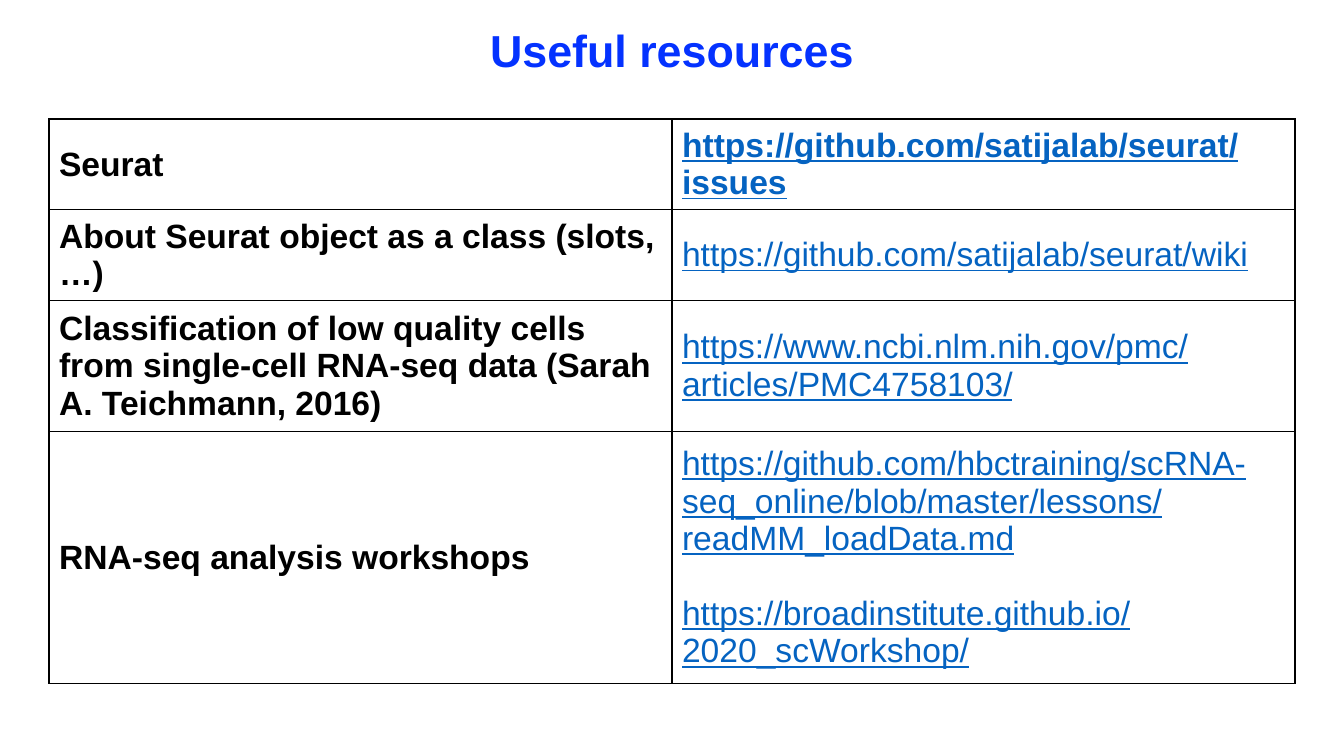
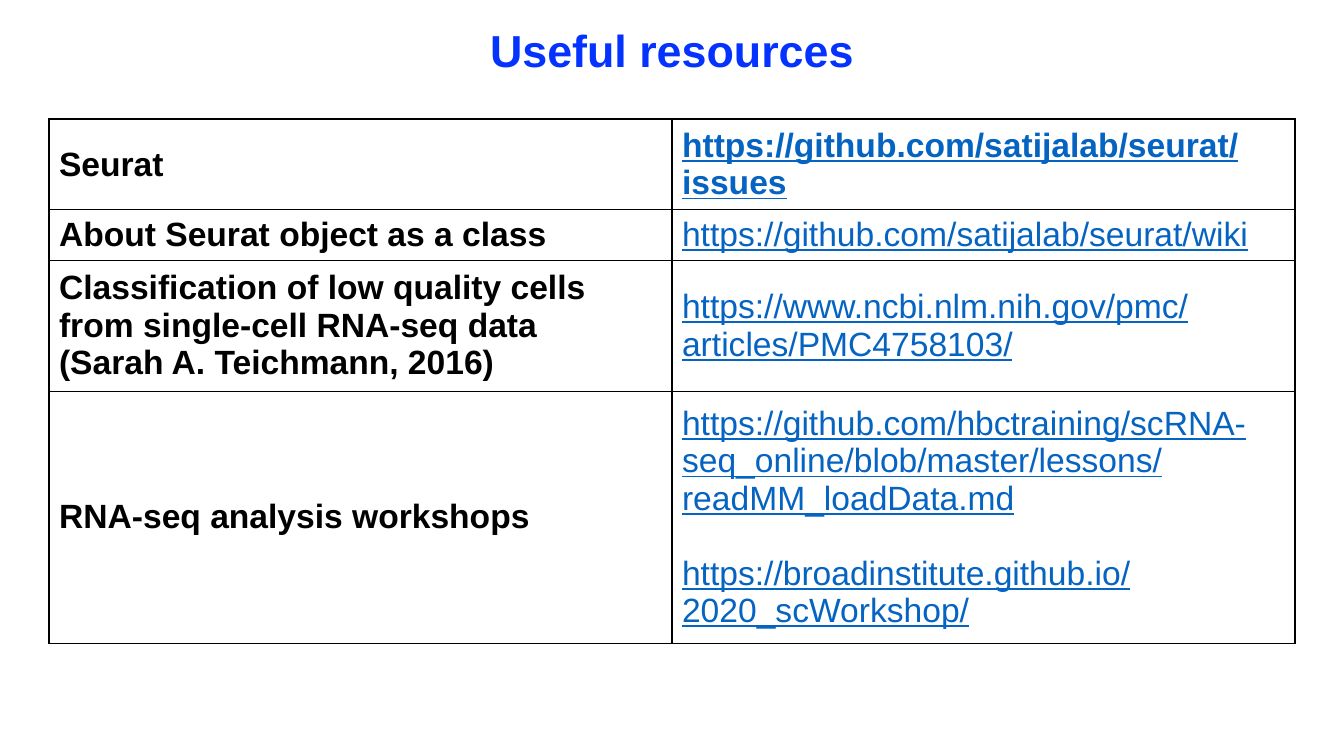
Before and after one commit to denvercal1234GitHub/learntoRfromNothing, a slide deck: slide 7 of 2022Nov11_IntroToSeuratWorkshop_QNN/2022Nov11_IntroToSeuratWorkshop_QNN.pptx. Drawn at 1344x756 pixels with LibreOffice and Linux fonts; fonts in the diff are those of the drawing. Boxes give left, top, right and bottom in pixels: in the first picture for what was removed or moved away, otherwise in the second. Text is boxed around its words. In the diff, an @@ line names an element or a change of style, - is before the commit and + after.

```diff
--- a/2022Nov11_IntroToSeuratWorkshop_QNN/2022Nov11_IntroToSeuratWorkshop_QNN.pptx
+++ b/2022Nov11_IntroToSeuratWorkshop_QNN/2022Nov11_IntroToSeuratWorkshop_QNN.pptx
@@ table at [49,119,1296,643] @@
-row 2, column 1: About Seurat object as a class (slots, …)
+row 2, column 1: About Seurat object as a class
-row 3, column 1: Classification of low quality cells from single-cell RNA-seq data (Sarah A. Teichmann, 2016)
+row 3, column 1: Classification of low quality cells from single-cell RNA-seq data / (Sarah A. Teichmann, 2016)
```
Also in this commit, not shown: 2 other slides changed, 5 other files.
